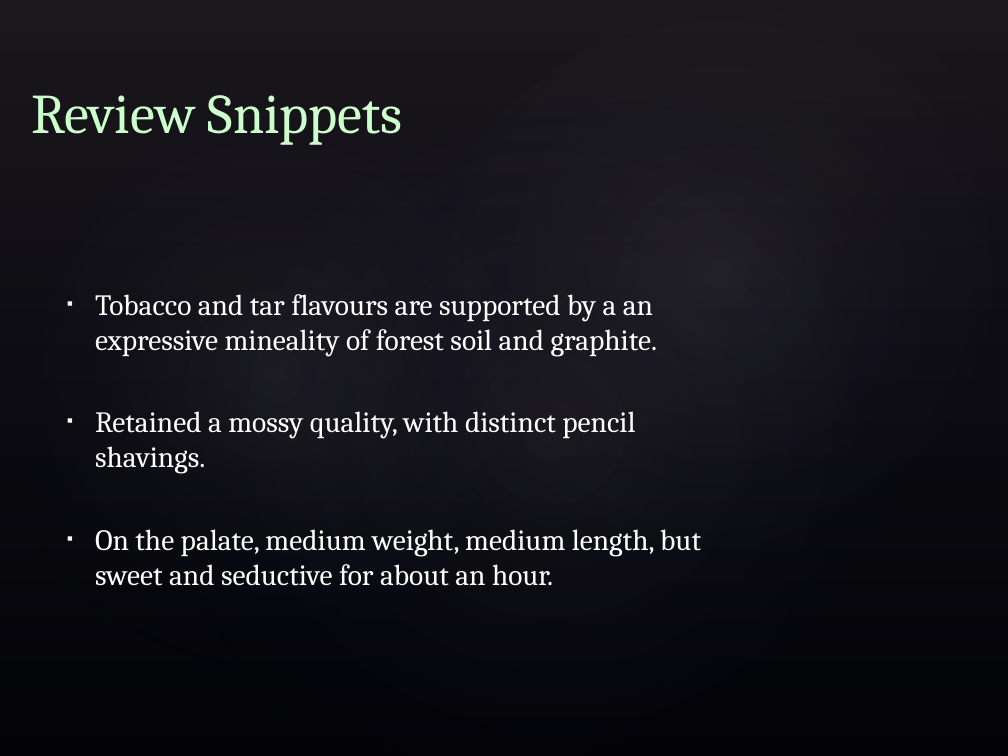
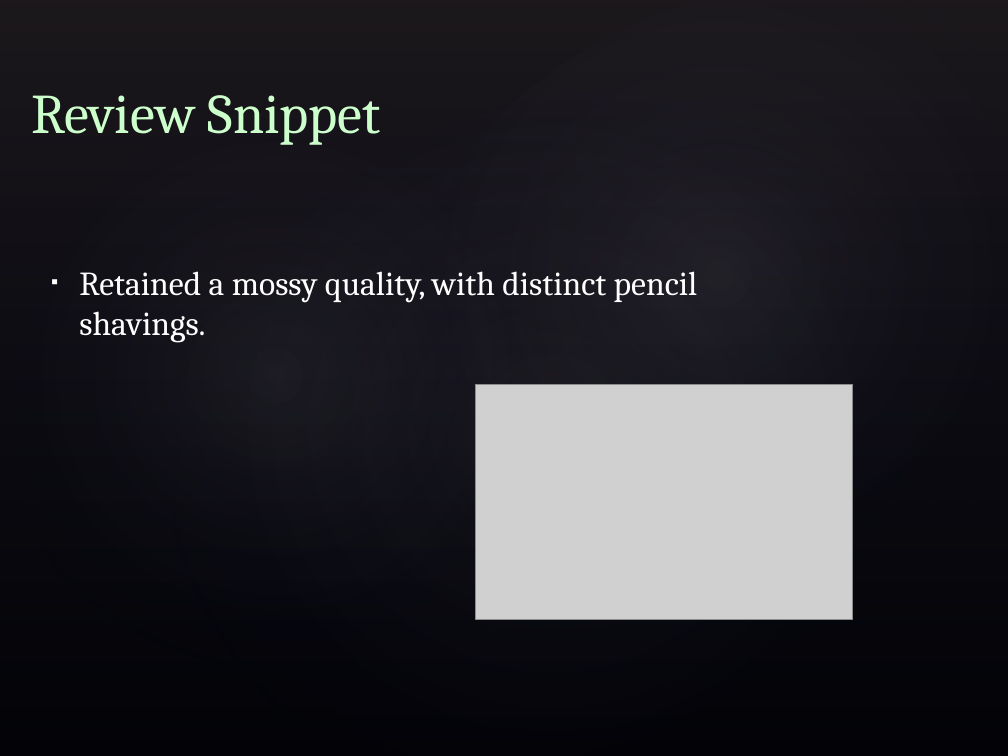
Before and after one commit to jodzi/flavor_fave, a slide deck: slide 2 of kojak_presentation.pptx. Drawn at 1008x756 pixels with LibreOffice and Linux fonts; fonts in the diff are those of the drawing; grey boxes stand for pictures; background and template pictures are left out. Boxes give left, top, right and bottom in pixels: in the first picture for what was removed or moved away, otherwise in the second. Text is boxed around its words. In the diff, an @@ line names an element or a change of style, - is before the commit and + after.

```diff
--- a/kojak_presentation.pptx
+++ b/kojak_presentation.pptx
@@ title at (31,95,381,145): text changed @@
-Review Snippets
+Review Snippet
@@ text "Retained a mossy quality, with ...": place and size @@
-text "Retained a mossy quality, with ..." at (95,294,701,586)
+text "Retained a mossy quality, with ..." at (79,271,698,343)
@@ text "Retained a mossy quality, with ..." at (79,271,698,343): size 21 to 24 pt @@
@@ text at (95,294,658,356): paragraph removed @@
-▪ Tobacco and tar flavours are supported by a an expressive mineality of forest soil and graphite.
@@ picture added at (476,384,853,620) @@
@@ text at (95,529,701,586): paragraph removed @@
-▪ On the palate, medium weight, medium length, but sweet and seductive for about an hour.
```
Also in this commit, not shown: 4 other slides changed, 1 slide added, 3 slides removed.
